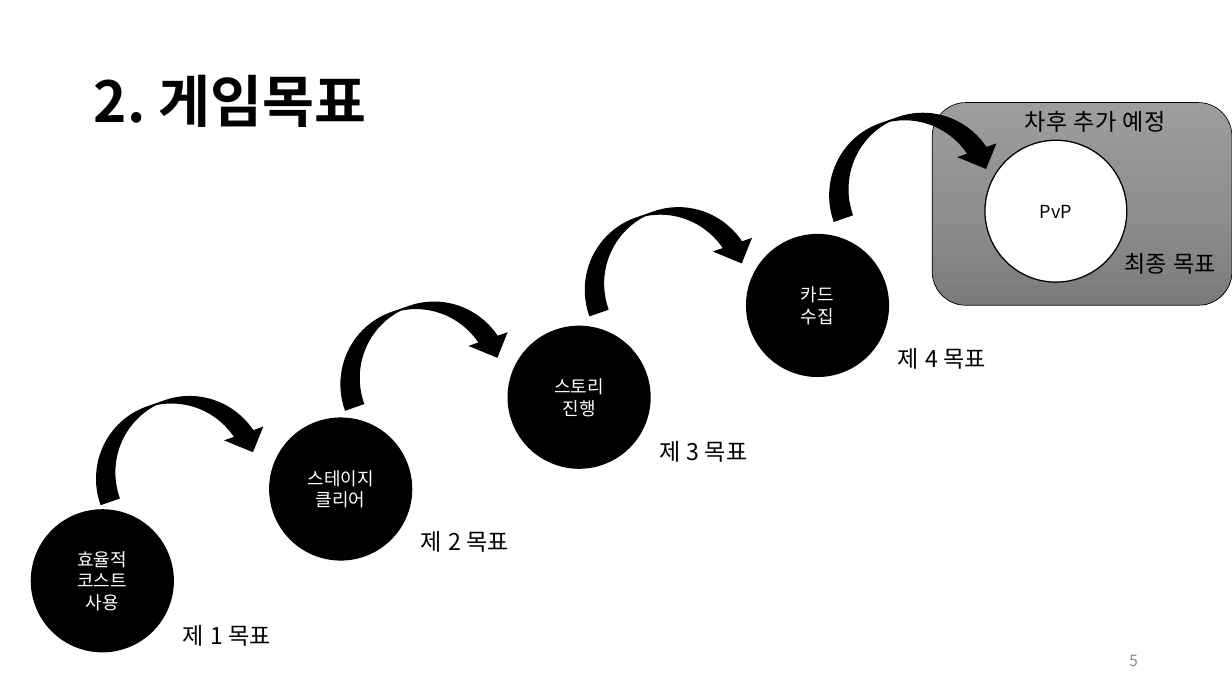
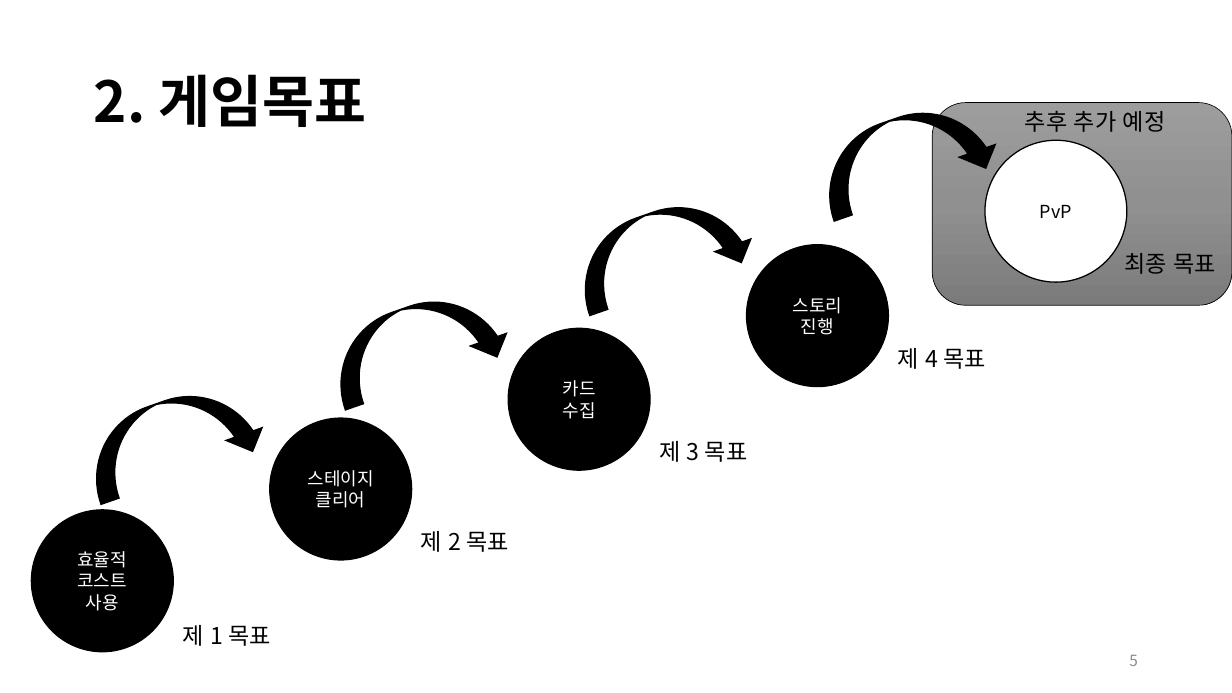
Before and after one commit to JinsooLee-Testing/aww, a slide deck: slide 5 of 기획문서/중간발표/Aww_중간발표.pptx. Drawn at 1232x693 pixels with LibreOffice and Linux fonts; fonts in the diff are those of the drawing; background and template pictures are left out. Boxes give left, top, right and bottom in pixels: in the first picture for what was removed or moved away, otherwise in the second. Text is boxed around its words. In the diff, an @@ line names an element or a change of style, - is before the commit and + after.

```diff
--- a/기획문서/중간발표/Aww_중간발표.pptx
+++ b/기획문서/중간발표/Aww_중간발표.pptx
@@ text at bbox=[1025, 111, 1166, 132]: text changed @@
-차후 추가 예정
+추후 추가 예정
@@ ellipse "스토리": place and size @@
-ellipse "스토리" at bbox=[508, 326, 651, 469]
+ellipse "스토리" at bbox=[747, 245, 889, 387]
@@ ellipse "카드": place and size @@
-ellipse "카드" at bbox=[747, 235, 889, 377]
+ellipse "카드" at bbox=[508, 328, 651, 470]
```
Also in this commit, not shown: 8 other slides changed, 2 slides added, 1 other file.
